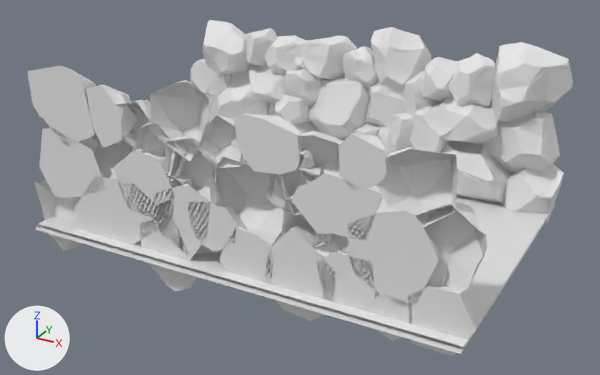
The Blender file Blends/cave_horizontal_topless.blend, before and after one commit.
Rendered twice from a 50 mm camera at (15.1, -27.7, 15.1) aimed at (0.2, -0.5, 1.5). Lighting does not change. The marker at lower left points along +X, +Y and +Z.

Script lines for the objects in view, before the commit:
```python
me_cube = bpy.data.meshes.new('Cube')
me_cube.from_pydata(...)  # 12 vertices, 8 faces; spans x -9.8..9.7, y 0.0..5.0, z -0.1..0.1
me_cube.materials.append(mat_material)  # white #e7e7e7
# before: 0 (9.7, 4.8, 0.1) at pixel (554, 205), 1 (9.7, 5.0, -0.1) at pixel (554, 207), 2 (9.7, 0.0, 0.1) at pixel (516, 265), 3 (9.7, 0.0, -0.1) at pixel (516, 268), 4 (-9.7, 4.8, 0.1)
# before: 5 (-9.8, 5.0, -0.1), 6 (-9.7, 0.0, 0.1), 7 (-9.7, 0.0, -0.1), 8 (0.2, 5.0, -0.1), 9 (0.3, 0.0, 0.1)
# before: 10 (0.3, 0.0, -0.1), 11 (0.3, 4.8, 0.1)
me_cube_054 = bpy.data.meshes.new('Cube.054')
me_cube_054.from_pydata(...)  # 6528 vertices, 5919 faces, 53 loose edges; spans x -3.21..8.24, y -0.99..7.32, z -6.89..0.7
me_cube_073 = bpy.data.meshes.new('Cube.073')
me_cube_073.from_pydata(...)  # 5499 vertices, 4936 faces, 14 loose edges; spans x -2.1..3.1, y -12.0..4.9, z -5.6..2.3
ob_cube = bpy.data.objects.new('Cube', me_cube)
ob_cube.location = (0.0, 0.0, 0.0)
ob_cube.scale = (0.932, 1.24, 1.0)
_m = ob_cube.modifiers.new('Mirror', 'MIRROR')
_m.use_axis = (False, True, False)
ob_cube_049 = bpy.data.objects.new('Cube.049', me_cube_054)
ob_cube_049.location = (-7.11, 5.66, 4.98)
ob_cube_049.rotation_euler = (-1.187, -0.698, 0.334)  # degrees (-68, -40, 19)
ob_cube_049.scale = (1.53, 1.53, 1.53)
ob_cube_067 = bpy.data.objects.new('Cube.067', me_cube_073)
ob_cube_067.location = (3.75, -5.61, 5.04)
ob_cube_067.rotation_euler = (-3.085, -3.185, 7.608)  # degrees (-177, -182, 76)
ob_cube_067.scale = (1.08, 1.08, 1.08)
```
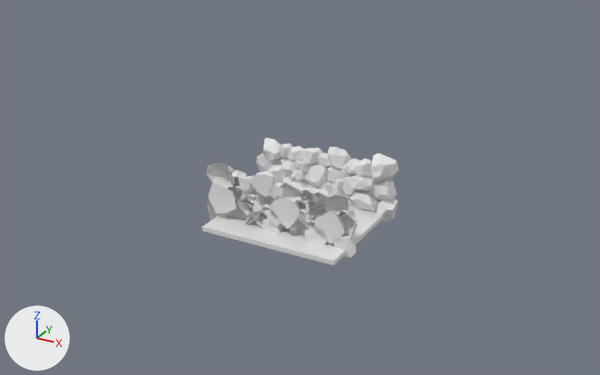
Pixel boxes [x1, y1, x2, y2] of what changed, in the pictures (600 x 375 px):
'Cube.067', deleted: before [27, 66, 487, 356]
'Cube.049', deleted: before [190, 20, 573, 225]
'Cube', reshaped, rescaled, modifiers changed: before [35, 158, 555, 354]; after [202, 205, 384, 265]
'Cube.001', added: after [206, 163, 358, 258]
'Cube.118', added: after [257, 138, 399, 223]

The change, as a list of edits to the scene's bpy script:
```text
Change me_cube:
    where me_cube.from_pydata(...)  # 12 vertices, 8 faces; spans x -9.8..9.7, y 0.0..5.0, z -0.1..0.1
    used by ob_cube; location = (0.0, 0.0, 0.0); scale = (0.932, 1.24, 1.0)
    verts and faces of me_cube; kept vertices keep their numbers, new ones are numbered from 12
    me_cube part 1
    add delete_vertices([*range(0, 12)])  # with the faces that use them
    add verts[12] = (-1.0, 1.0, 1.0)
    add verts[13] = (-1.0, 1.0, -1.0)
    add verts[14] = (-1.0, -1.0, 1.0)  # pixel (202, 226)
    add verts[15] = (-1.0, -1.0, -1.0)  # pixel (202, 230)
    add for new, old in zip([*range(16, 20)], [*range(12, 16)]): verts[new] = verts[old] + (2.0, 0.0, 0.0)
    add faces += [(12, 14, 18, 16), (14, 15, 19, 18), (12, 13, 15, 14), (13, 17, 19, 15), (16, 18, 19, 17), (12, 16, 17, 13)]
Add me_cube_001:
    me_cube_001.from_pydata(...)  # 7265 vertices, 6643 faces, 20 loose edges; spans x -4.36..6.02, y -4.11..2.41, z -5.79..1.65
Remove ob_cube_049:
    ob_cube_049 = bpy.data.objects.new('Cube.049', me_cube_054)
    ob_cube_049.location = (-7.11, 5.66, 4.98)
    ob_cube_049.rotation_euler = (-1.187, -0.698, 0.334)  # degrees (-68, -40, 19)
    ob_cube_049.scale = (1.53, 1.53, 1.53)
Change ob_cube:
    remove _m = ob_cube.modifiers.new('Mirror', 'MIRROR')
    remove _m.use_axis = (False, True, False)
    ob_cube.scale: (0.932, 1.24, 1.0) -> (3.0, 3.0, 0.1)
Remove ob_cube_067:
    ob_cube_067 = bpy.data.objects.new('Cube.067', me_cube_073)
    ob_cube_067.location = (3.75, -5.61, 5.04)
    ob_cube_067.rotation_euler = (-3.085, -3.185, 7.608)  # degrees (-177, -182, 76)
    ob_cube_067.scale = (1.08, 1.08, 1.08)
Add ob_cube_001:
    ob_cube_001 = bpy.data.objects.new('Cube.001', me_cube_001)
    ob_cube_001.location = (0.57, -2.0, 1.92)
    ob_cube_001.rotation_euler = (0.0, 0.0, -9.042)  # degrees (0, 0, 202)
    ob_cube_001.scale = (0.613, 0.447, 0.425)
Add ob_cube_118:
    ob_cube_118 = bpy.data.objects.new('Cube.118', me_cube_001.copy())
    ob_cube_118.location = (-0.53, 2.0, 1.92)
    ob_cube_118.rotation_euler = (0.0, 0.0, -5.9)  # degrees (0, 0, -338)
    ob_cube_118.scale = (0.613, 0.447, 0.425)
```
